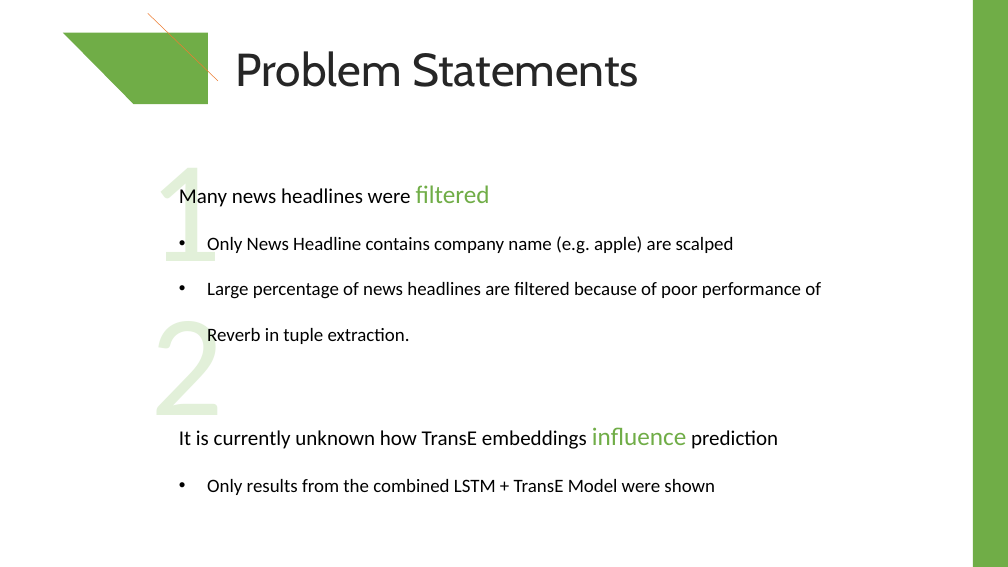
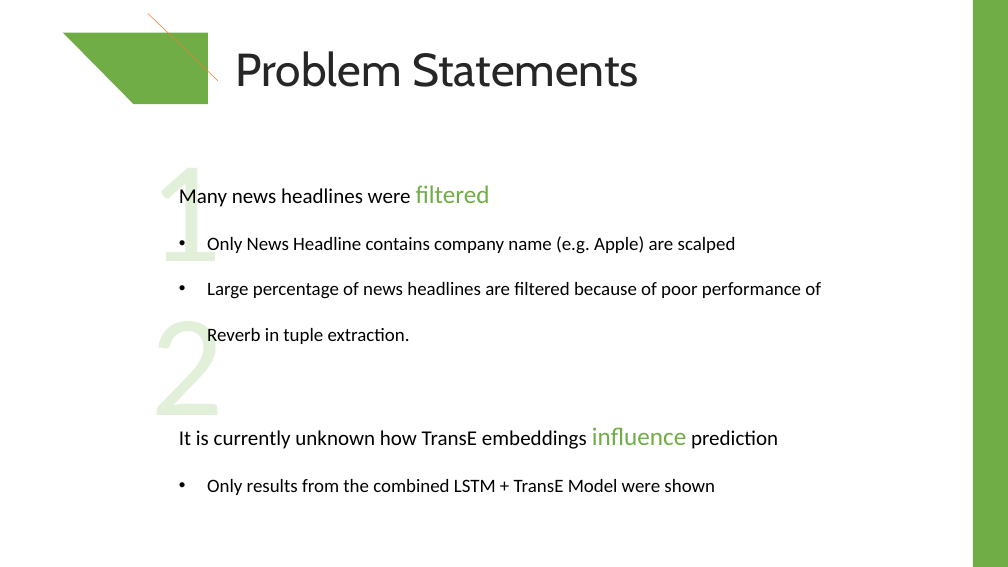
Before and after one commit to feiyuelankuang/Stock-Prediction-Project, a slide deck: slide 5 of report/cs6216_slides_v1.2.pptx. Drawn at 1008x567 pixels with LibreOffice and Linux fonts; fonts in the diff are those of the drawing. Boxes give left, top, right and bottom in pixels: in the first picture for what was removed or moved away, otherwise in the second. Text is boxed around its words. In the diff, an @@ line names an element or a change of style, - is before the commit and + after.

```diff
--- a/report/cs6216_slides_v1.2.pptx
+++ b/report/cs6216_slides_v1.2.pptx
@@ text at (x1=207, y1=236, x2=736, y2=254): text changed @@
-• Only News Headline contains company name (e.g. apple) are scalped
+• Only News Headline contains company name (e.g. Apple) are scalped
```
